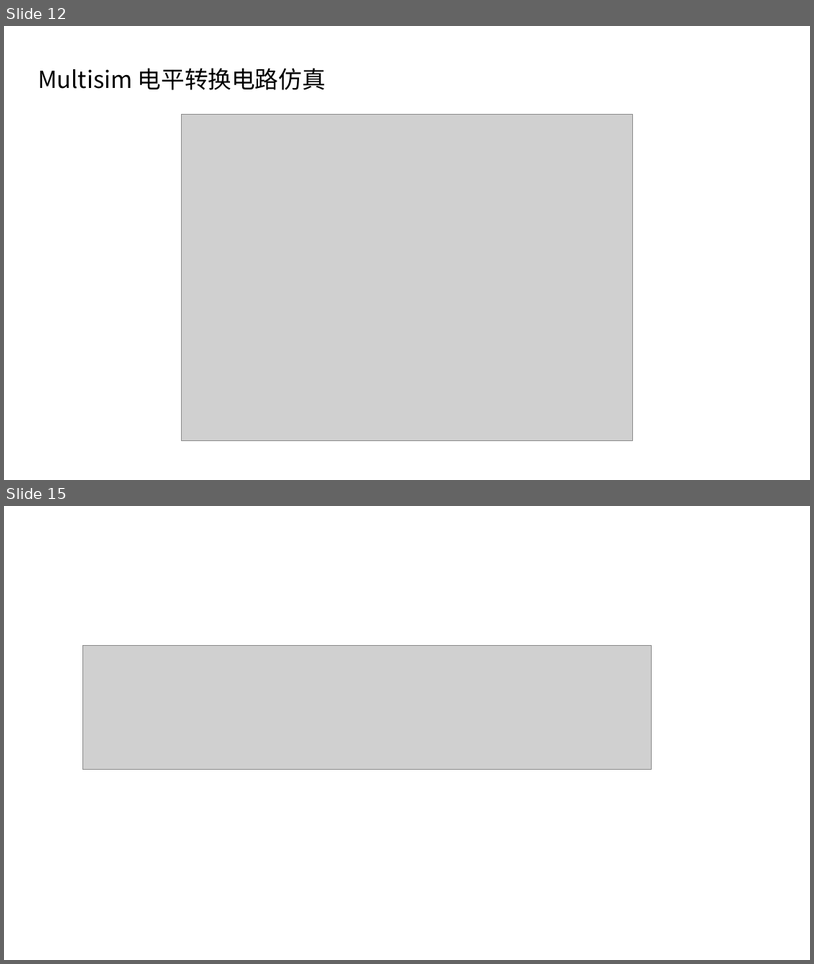
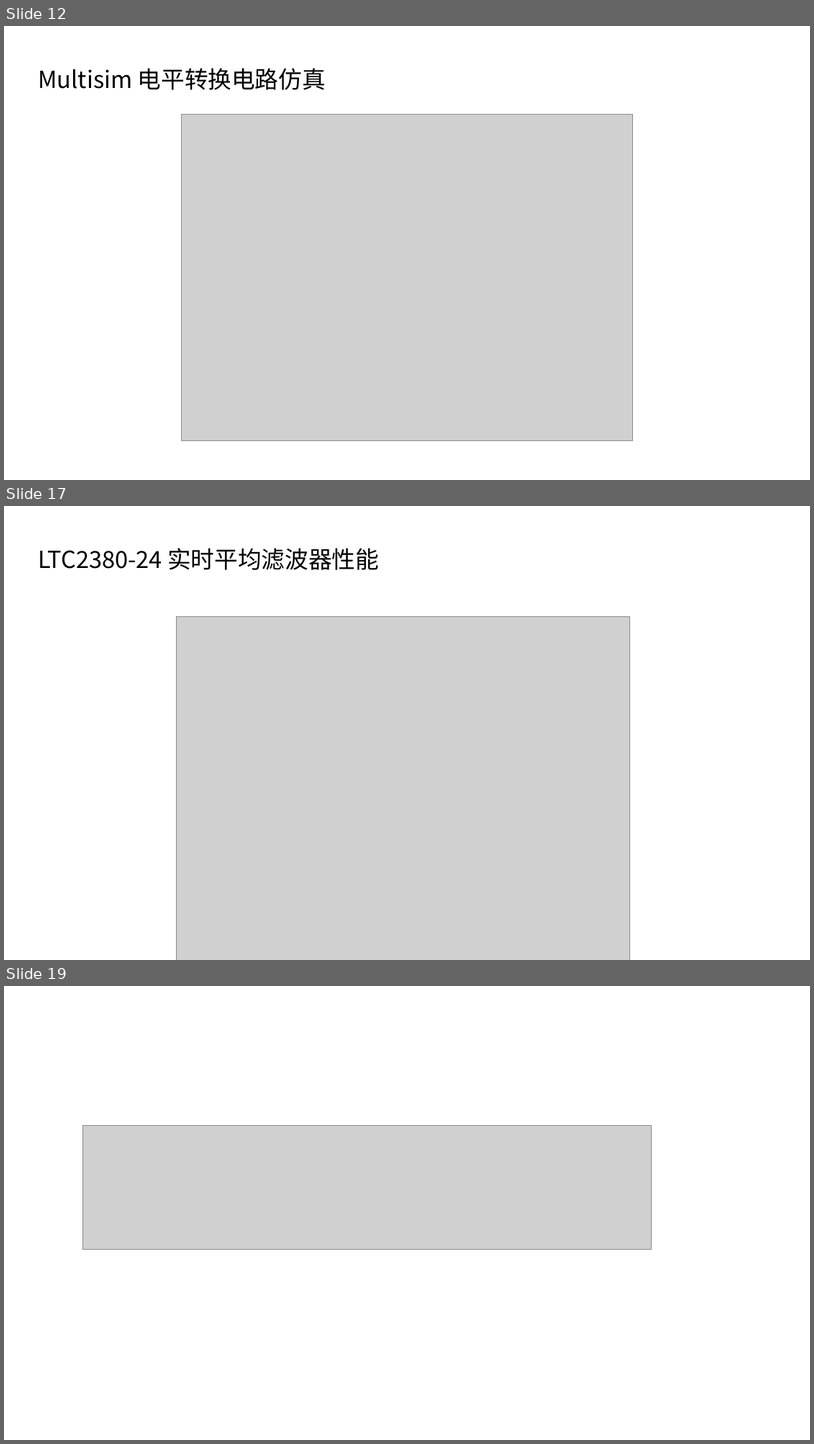
Before and after one commit to Travis-MA/Data-Hub, a slide deck: Data-Hub.pptx. Shown one above the other, each under a label of ours: slides 12 and 15 before the commit, slides 12, 17 and 19 after it; the slides between them are not shown. The pictures are 814x964 and 814x1444 pixels, drawn with LibreOffice and Linux fonts; fonts in the diff are those of the drawing; grey boxes stand for pictures. Boxes give left, top, right and bottom in pixels: in the first picture for what was removed or moved away, otherwise in the second. Text is boxed around its words. In the diff, an @@ line names an element or a change of style, - is before the commit and + after.

```diff
--- a/Data-Hub.pptx
+++ b/Data-Hub.pptx
@@ slide 17 added at bbox=[4, 506, 810, 960], background #FFFFFF @@
@@ text added at bbox=[38, 548, 379, 570], 28 pt, text #000000 @@
+LTC2380-24 实时平均滤波器性能
@@ picture added at bbox=[176, 616, 630, 960] @@
@@ what was slide 15 is now slide 19 @@
```
Also in this commit, not shown: 4 slides changed, 3 other slides added, 13 other files.
